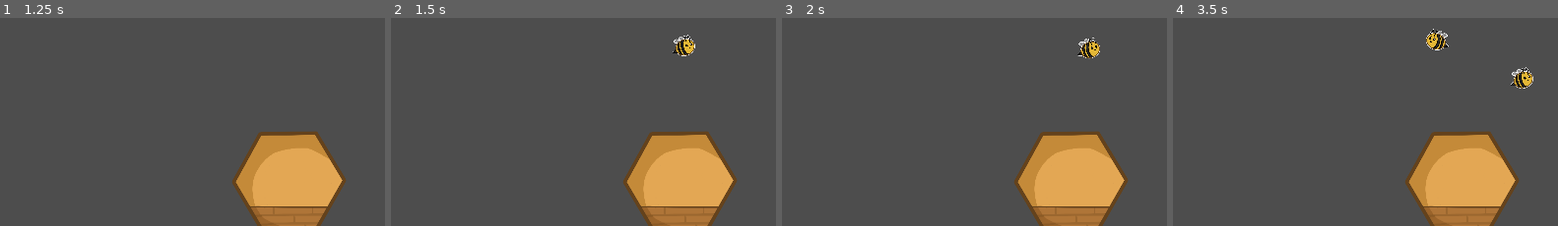
Above: before the commit, frames 1-4 (left to right).
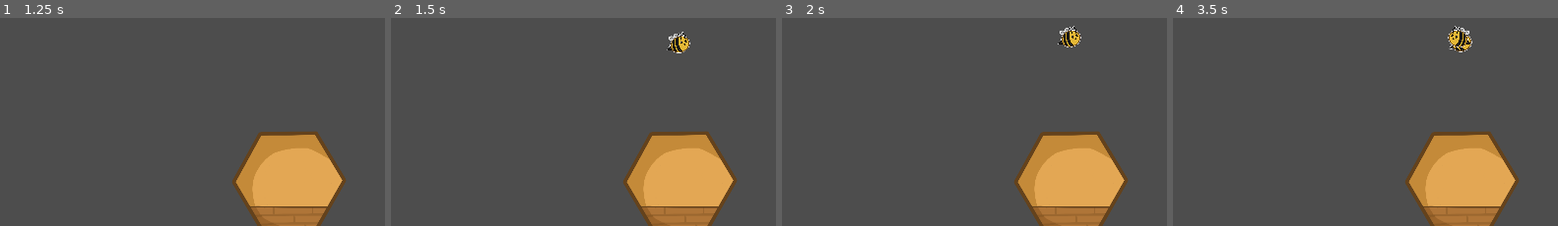
Above: after the commit, the same moments.

Repository: istmnn/BeeColony
Game: Godot game, scene res://scenes/main.tscn
Same seed, same stepped clock (60 frames per second), same inputs: the game is played once before the commit and once after it. This scene is started directly instead of the project's main scene.
Inputs (mouse positions are % of the whole screen's width and height, from its top left):
- Up to frame 1 (1.25 s): click (96, 92) at 0.5 s
- Up to frame 2 (1.5 s): click "100" at 1.25 s
- Up to frame 3 (2 s): no input
- Up to frame 4 (3.5 s): click "Bienen" at 2 s; click "100" at 2.75 s
The pictures show only the part of the screen within x 14-64%, y 48-97%; the shares and areas given below are measured in that part.

Frame 1 is identical in both runs. In frame 2, 0.5% of the frame differs, in the area x 71-80%, y 6-19%; in frame 3, 0.8%; in frame 4, 1.4%, in the area x 65-94%, y 3-34%.

Commit message:
BuildManager ausgelager

Diff:
--- a/scenes/bee.tscn
+++ b/scenes/bee.tscn
@@ -1,12 +1,27 @@
 [gd_scene format=3 uid="uid://b287thaf33ra8"]
 
 [ext_resource type="Script" uid="uid://bcf8w76lygg4v" path="res://scripts/bee.gd" id="1_ogg2i"]
+[ext_resource type="Texture2D" uid="uid://dfcm3f0qcj8wh" path="res://assets/bees/NormalBee.PNG" id="2_ogg2i"]
 [ext_resource type="Script" uid="uid://dgcfdi6ftsm1x" path="res://scripts/bee_sprite.gd" id="2_vie5o"]
+
+[sub_resource type="CircleShape2D" id="CircleShape2D_3xd07"]
+radius = 22.203604
 
 [node name="Bee" type="Node2D" unique_id=98701546]
 script = ExtResource("1_ogg2i")
+move_speed = null
+idle = null
 
 [node name="BeeSprite" type="Sprite2D" parent="." unique_id=1469857911]
 texture_filter = 4
 scale = Vector2(0.18055561, 0.18055567)
+texture = ExtResource("2_ogg2i")
 script = ExtResource("2_vie5o")
+
+[node name="Area2D" type="Area2D" parent="." unique_id=1666206924]
+
+[node name="CollisionShape2D" type="CollisionShape2D" parent="Area2D" unique_id=1433457927]
+position = Vector2(-5, 3)
+shape = SubResource("CircleShape2D_3xd07")
+
+[connection signal="input_event" from="Area2D" to="." method="_on_area_2d_input_event"]
--- a/scenes/main.tscn
+++ b/scenes/main.tscn
@@ -2,11 +2,13 @@
 
 [ext_resource type="Script" uid="uid://l081ht6ghsjq" path="res://scripts/BuildManager.gd" id="1_jyhfs"]
 [ext_resource type="PackedScene" uid="uid://dukkjyiesiw0y" path="res://scenes/ui.tscn" id="1_o5qli"]
+[ext_resource type="Script" uid="uid://ce7liowm36t5" path="res://scripts/main.gd" id="1_tbgi4"]
 [ext_resource type="PackedScene" uid="uid://ebimqf0jh6hn" path="res://scenes/room.tscn" id="2_0wfyh"]
 [ext_resource type="Resource" uid="uid://br03k5qmb4rub" path="res://Ressources/Rooms/QueenRoom.tres" id="4_jyhfs"]
 
-[node name="MAIN" type="Node2D" unique_id=468867636]
-script = ExtResource("1_jyhfs")
+[node name="MAIN" type="Node2D" unique_id=468867636 node_paths=PackedStringArray("build_manager")]
+script = ExtResource("1_tbgi4")
+build_manager = NodePath("BuildManager")
 
 [node name="UI" parent="." unique_id=827187632 instance=ExtResource("1_o5qli")]
 
@@ -147,4 +149,7 @@
 offset_bottom = 119.0
 expand_mode = 1
 
-[connection signal="enterBuildModeSignal" from="UI" to="." method="_on_ui_enter_build_mode_signal"]
+[node name="BuildManager" type="Node2D" parent="." unique_id=854773699]
+script = ExtResource("1_jyhfs")
+
+[connection signal="enterBuildModeSignal" from="UI" to="BuildManager" method="_on_ui_enter_build_mode_signal"]
--- a/scripts/BuildManager.gd
+++ b/scripts/BuildManager.gd
@@ -1,12 +1,14 @@
 extends Node2D
+class_name Build_Manager
 
 var selected_room: RoomType = null
 var is_placing: bool = false
 var shop_item : ShopItem
-@onready var ghost_preview: TextureRect = $GhostPreview
+@onready var ghost_preview: TextureRect = $"../GhostPreview"
 
-func _ready() -> void:
-	for child in $Rooms.get_children():
+
+func readyMethode() -> void:
+	for child in $"../Rooms".get_children():
 		if child.has_signal("entered"):
 			child.entered.connect(room_entered)
 		if child.has_signal("exited"):
@@ -18,7 +20,7 @@
 
 	pass
 
-func _process(_delta: float) -> void:
+func processMethode(_delta: float) -> void:
 	if ghost_preview.visible:
 		# Zentriert das TextureRect grob am Mauszeiger
 		ghost_preview.global_position = get_global_mouse_position() - ghost_preview.size * 0.5
@@ -49,7 +51,6 @@
 
 
 func room_entered(room: Room):
-
 	if(is_placing == false || room.assigned || !room.valid_to_build()): return
 	room.set_texture(preload("res://assets/Rooms/RoomEmpty.PNG"));
 	pass
--- a/scripts/bee.gd
+++ b/scripts/bee.gd
@@ -5,6 +5,11 @@
 @onready var sprite : Sprite2D = $BeeSprite
 @export var sprite_image: Texture2D;
 @export var beeType : BeeType;
+signal drag_started(worker: Bee)
+signal drag_ended(worker: Bee, drop_global_position: Vector2)
+var is_dragging: bool = false
+var _drag_offset: Vector2 = Vector2.ZERO
+var assigned_room: Node = null
 
 
 # Called when the node enters the scene tree for the first time.
@@ -17,9 +22,28 @@
 
 # Called every frame. 'delta' is the elapsed time since the previous frame.
 func _process(delta):
+	if(assigned_room == null): move_speed = 0
+	else: move_speed = beeType.move_speed
 	pass
 
 func assignBeeType(newType):
 	move_speed = newType.move_speed
 	$BeeSprite.texture = newType.texture
 	pass
+
+
+func _on_area_2d_input_event(viewport, event, shape_idx):
+	if event is InputEventMouseButton and event.button_index == MOUSE_BUTTON_LEFT:
+		if event.pressed:
+			is_dragging = true
+			_drag_offset = global_position - get_global_mouse_position()
+			drag_started.emit(self)
+	pass # Replace with function body.
+
+func _unhandled_input(event: InputEvent) -> void:
+	if not is_dragging:
+		return
+
+	if event is InputEventMouseButton and event.button_index == MOUSE_BUTTON_LEFT and not event.pressed:
+		is_dragging = false
+		drag_ended.emit(self, get_global_mouse_position())
--- a/scripts/main.gd
+++ b/scripts/main.gd
@@ -1,8 +1,10 @@
 extends Node2D
-
+@export var build_manager: Build_Manager
 
 
 func _ready() -> void:
+	build_manager.readyMethode()
 	pass
 func _process(_delta: float) -> void:
+	build_manager.processMethode(_delta)
 	pass
Not shown, added: scenes/main.tscn3092793921.tmp
